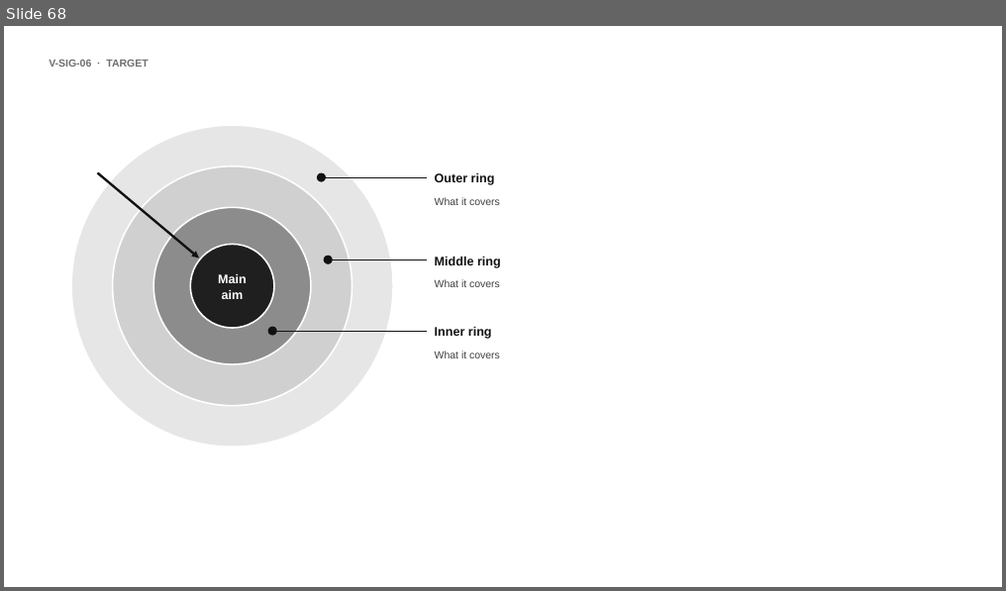
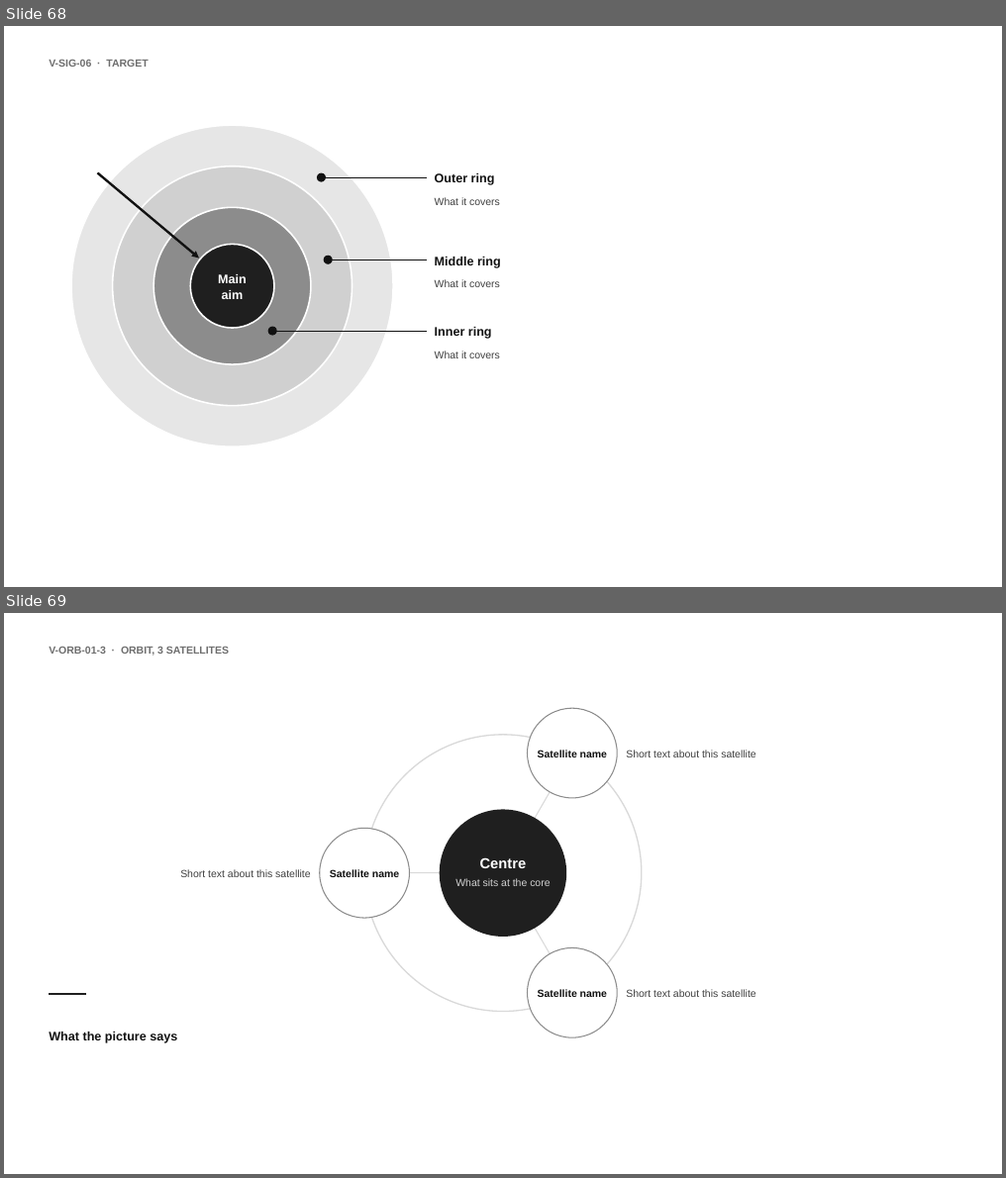
Before and after one commit to MaximeRumpler/Make_Clean_PPTX, a slide deck: skills/make-clean-pptx/assets/visuals.pptx. Shown one above the other, each under a label of ours: slide 68 before the commit, slides 68 and 69 after it. The pictures are 1006x591 and 1006x1178 pixels, drawn with LibreOffice and Linux fonts; fonts in the diff are those of the drawing. Boxes give left, top, right and bottom in pixels: in the first picture for what was removed or moved away, otherwise in the second. Text is boxed around its words. In the diff, an @@ line names an element or a change of style, - is before the commit and + after.

```diff
--- a/skills/make-clean-pptx/assets/visuals.pptx
+++ b/skills/make-clean-pptx/assets/visuals.pptx
@@ slide 69 added at [4,613,1002,1174], background #FFFFFF @@
@@ text added at [49,646,229,656], 10 pt, text #6E6E6E, bold @@
+V-ORB-01-3 · ORBIT, 3 SATELLITES
@@ group added at [49,708,755,1044]: 9 texts, 5 ellipses, 4 lines @@
+Centre
+What sits at the core
+Satellite name
+Short text about this satellite
+Satellite name
+Short text about this satellite
+Satellite name
+Short text about this satellite
+What the picture says
```
Also in this commit, not shown: 12 other slides added, 33 other files.
